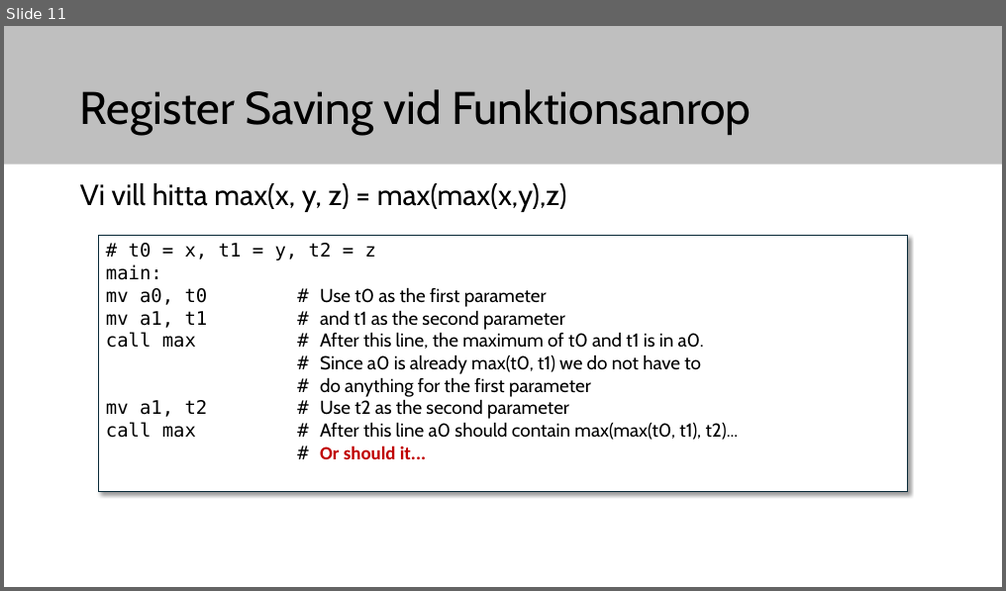
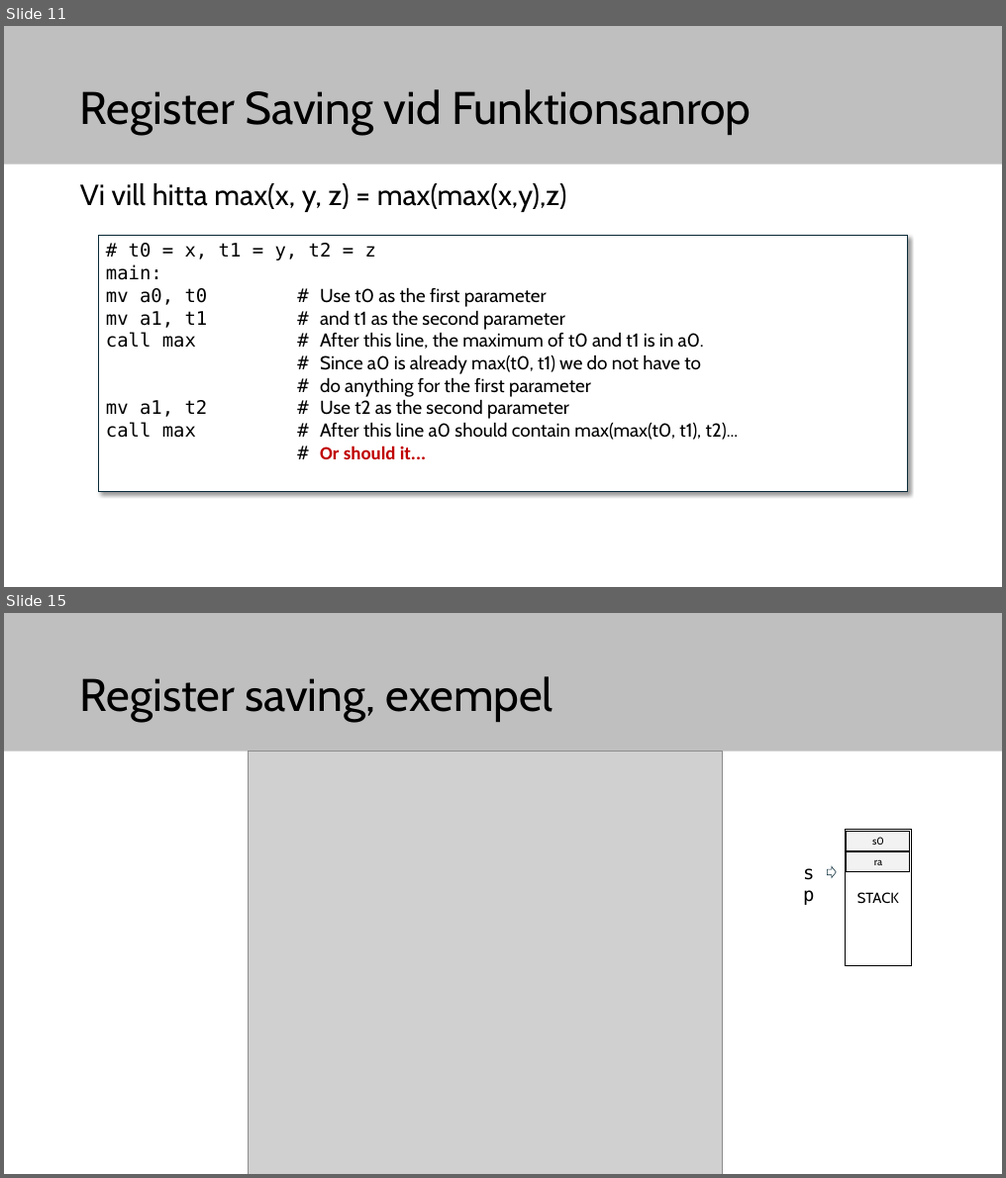
Before and after one commit to elias-at-chalmers/mop-lecture_notes-mirror, a slide deck: slides/lecture03-assembly2.pptx. Shown one above the other, each under a label of ours: slide 11 before the commit, slides 11 and 15 after it; the slides between them are not shown. The pictures are 1006x591 and 1006x1178 pixels, drawn with LibreOffice and Linux fonts; fonts in the diff are those of the drawing; grey boxes stand for pictures. Boxes give left, top, right and bottom in pixels: in the first picture for what was removed or moved away, otherwise in the second. Text is boxed around its words. In the diff, an @@ line names an element or a change of style, - is before the commit and + after.

```diff
--- a/slides/lecture03-assembly2.pptx
+++ b/slides/lecture03-assembly2.pptx
@@ slide 15 added at [4, 613, 1002, 1174], background #FFFFFF; not listed: 1 template element that a slide beside it also shows @@
@@ title added at [80, 676, 553, 722], 44 pt, text #000000 @@
+Register saving, exempel
@@ picture added at [249, 752, 723, 1174] @@
@@ rectangle added at [845, 830, 912, 966], fill #FFFFFF, outline #000000 0.75 pt, 14 pt, text #000000 @@
+STACK
@@ rectangle added at [846, 831, 911, 851], fill #F2F2F2, outline #000000 0.75 pt, 10 pt, text #000000 @@
+s0
@@ text added at [796, 858, 832, 887], 18 pt, text #000000 @@
+sp
@@ right arrow added at [828, 866, 837, 878], fill #FFFFFF, outline #092A39 0.5 pt @@
@@ rectangle added at [846, 853, 911, 872], fill #F2F2F2, outline #000000 0.75 pt, 10 pt, text #000000 @@
+ra
```
Also in this commit, not shown: 7 slides changed, 5 other slides added, 4 slides removed, 8 other files.
